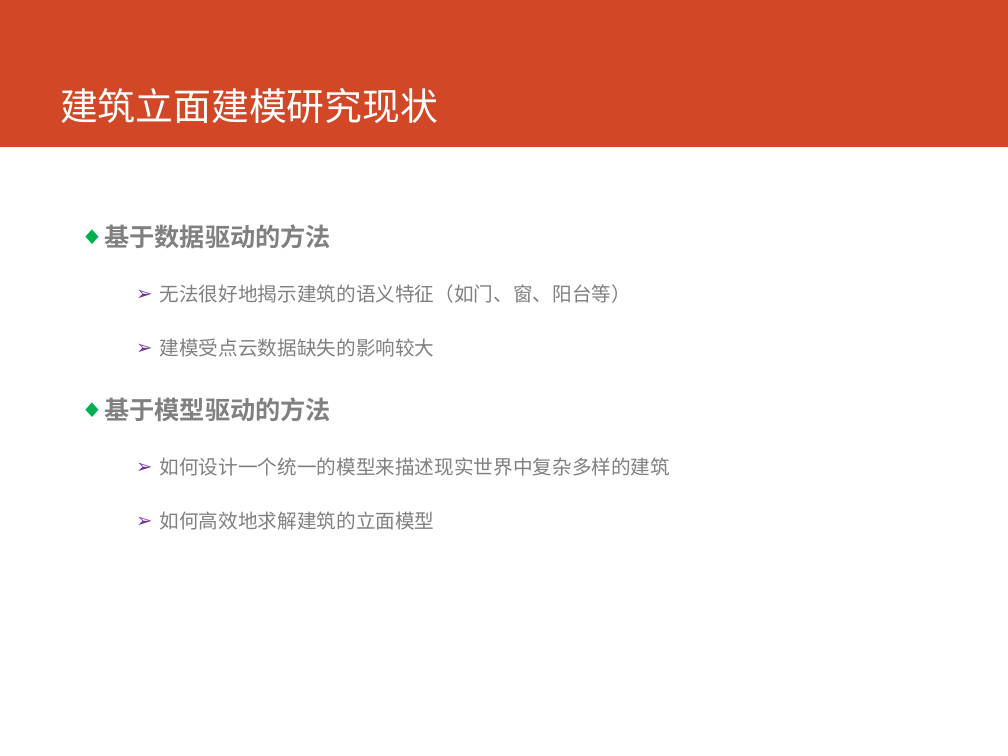
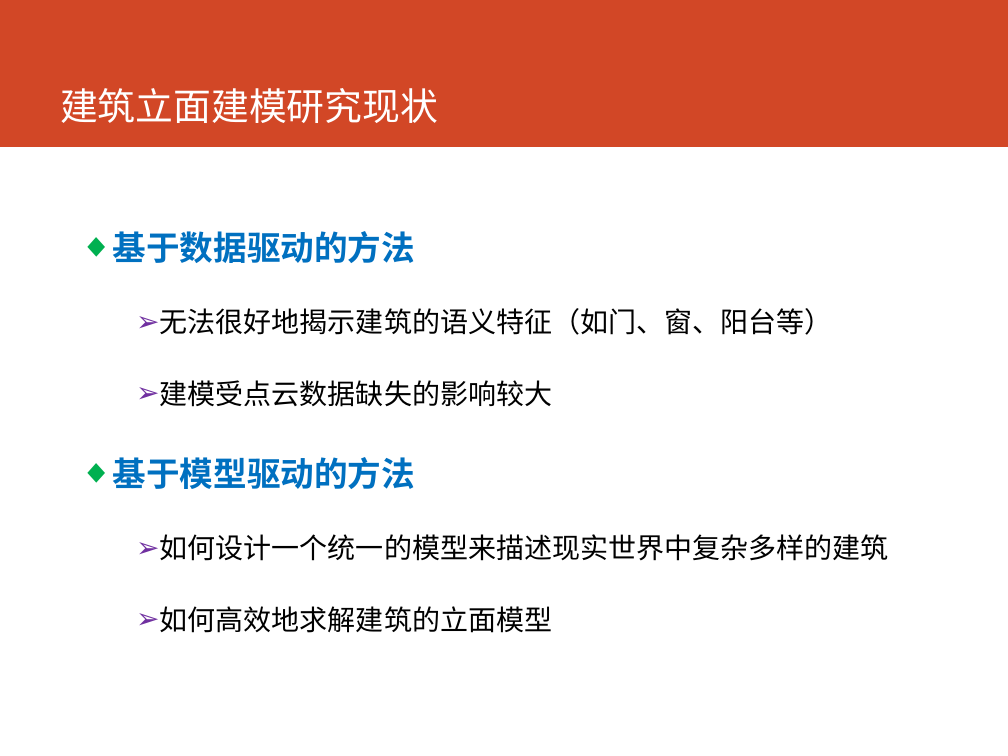
Before and after one commit to cartosquare/graduation-thesis-defenses, a slide deck: slide 3 of 基于形状语义和增强学习的建筑.pptx. Drawn at 1008x756 pixels with LibreOffice and Linux fonts; fonts in the diff are those of the drawing. Boxes give left, top, right and bottom in pixels: in the first picture for what was removed or moved away, otherwise in the second. Text is boxed around its words. In the diff, an @@ line names an element or a change of style, - is before the commit and + after.

```diff
--- a/基于形状语义和增强学习的建筑.pptx
+++ b/基于形状语义和增强学习的建筑.pptx
@@ text "基于数据驱动的方法" at (113, 231, 889, 633): size 18 to 24 pt, text colour #808080 to #0070C0 in "基于数据驱动的方法", "基于模型驱动的方法"; size 14 to 20 pt, text colour #808080 to #000000 in "无法很好地揭示建筑的语义特征（如门、窗、阳台等）", "建模受点云数据缺失的影响较大", "如何设计一个统一的模型来描述现实世界中复杂多样的建筑", "如何高效地求解建筑的立面模型"; more space between paragraphs @@
```
Also in this commit, not shown: 15 other slides changed, 2 slides added.
